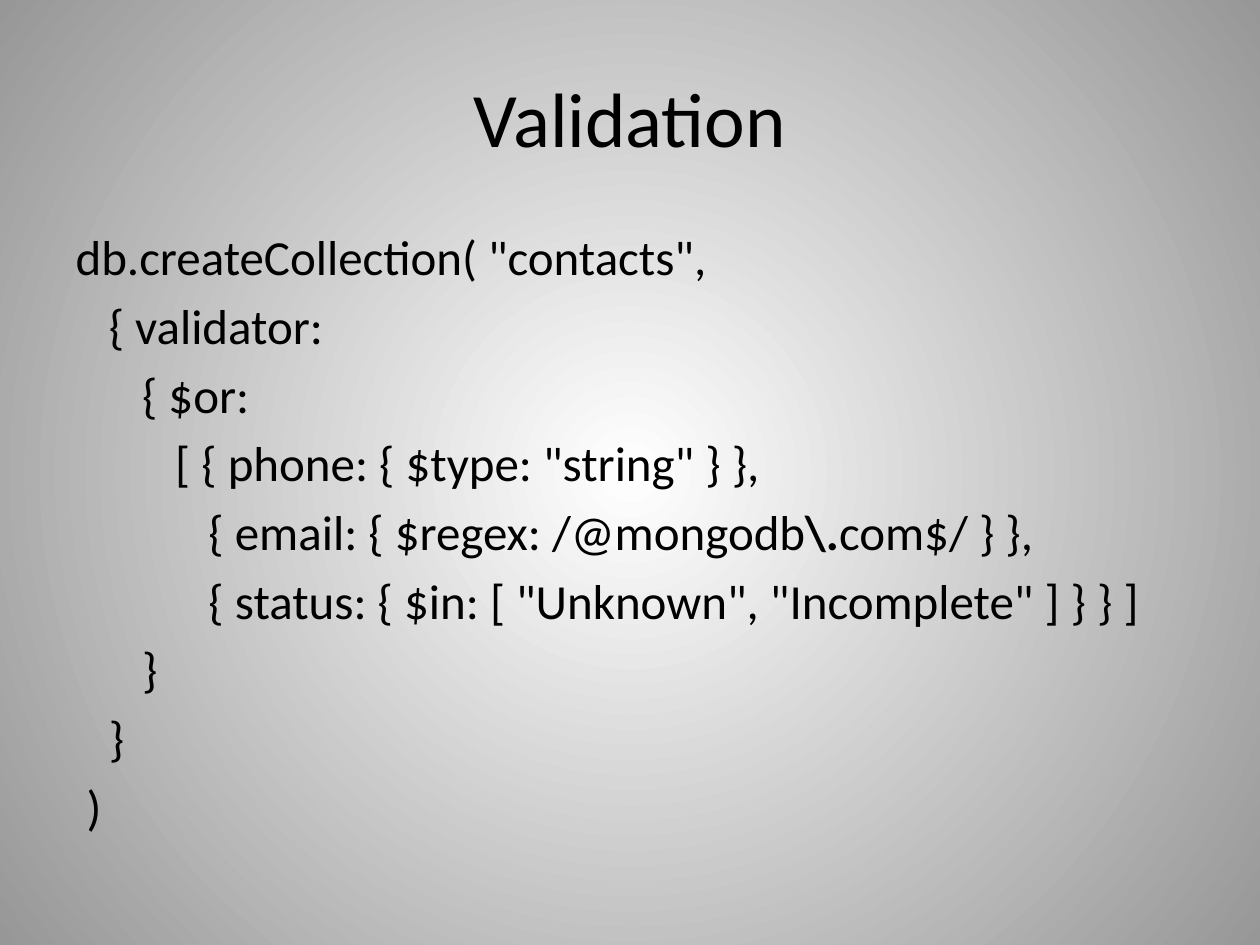
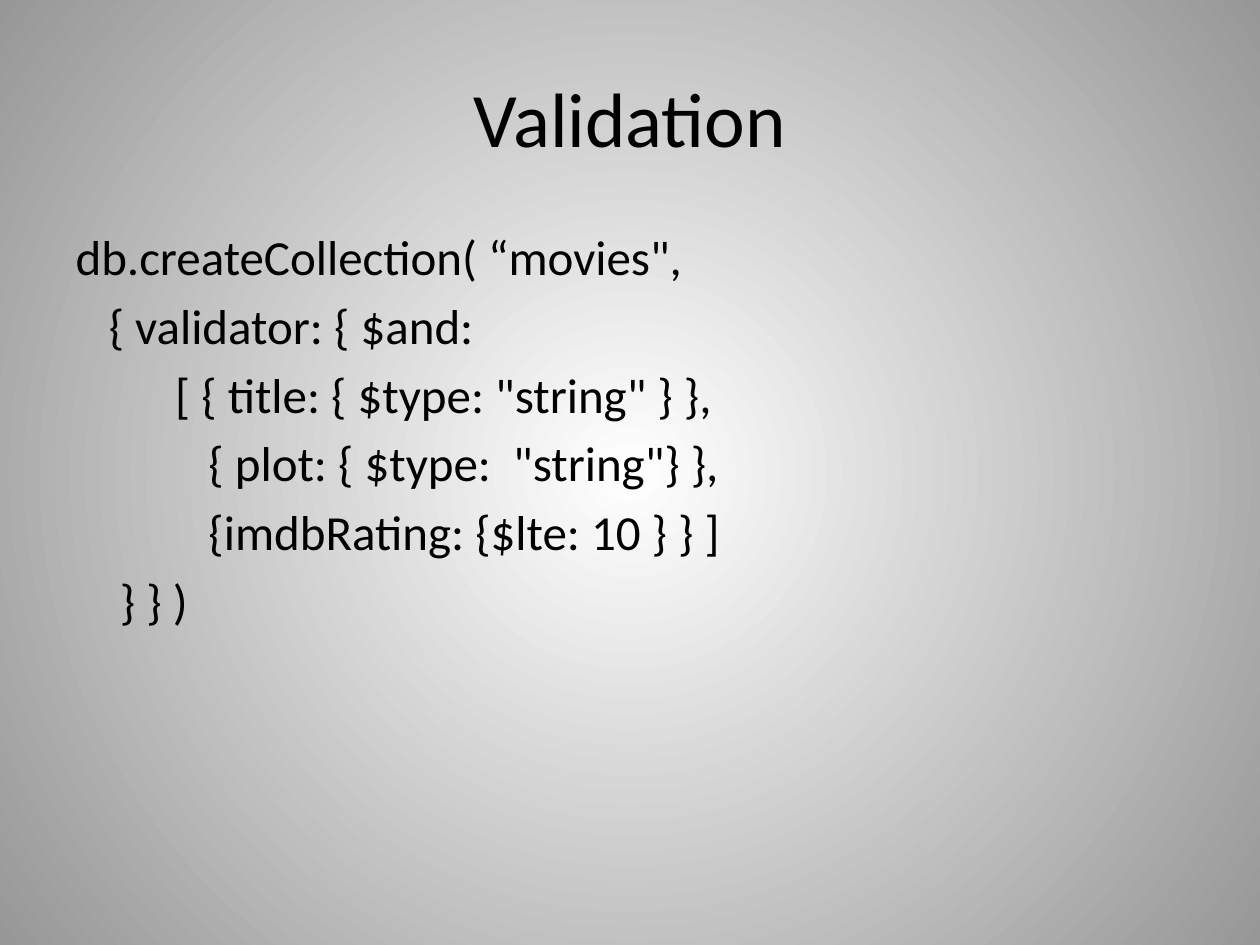
Before and after one commit to dvanvali/mongoDbPresentation, a slide deck: slide 25 of MongoDB.pptx. Drawn at 1260x945 pixels with LibreOffice and Linux fonts; fonts in the diff are those of the drawing. Boxes give left, top, right and bottom in pixels: in the first picture for what was removed or moved away, otherwise in the second. Text is boxed around its words. In the diff, an @@ line names an element or a change of style, - is before the commit and + after.

```diff
--- a/MongoDB.pptx
+++ b/MongoDB.pptx
@@ text at bbox=[76, 239, 682, 559]: text changed @@
-db.createCollection( "contacts",
-{ validator:
-{ $or:
-[ { phone: { $type: "string" } },
-{ email: { $regex: /@mongodb\.com$/ } },
-{ status: { $in: [ "Unknown", "Incomplete" ] } } ]
-}
-}
-)
+db.createCollection( “movies",
+{ validator: { $and:
+[ { title: { $type: "string" } },
+{ plot: { $type: "string"} },
+{imdbRating: {$lte: 10 } } ]
+} } )
```
Also in this commit, not shown: 7 other slides changed, 1 other file.
